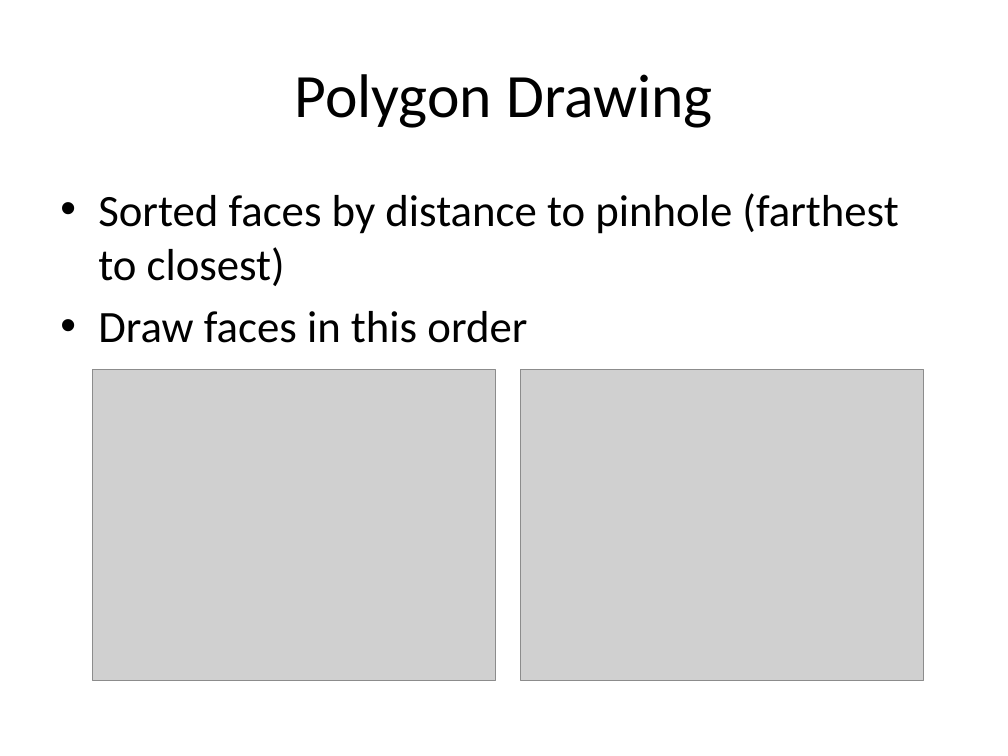
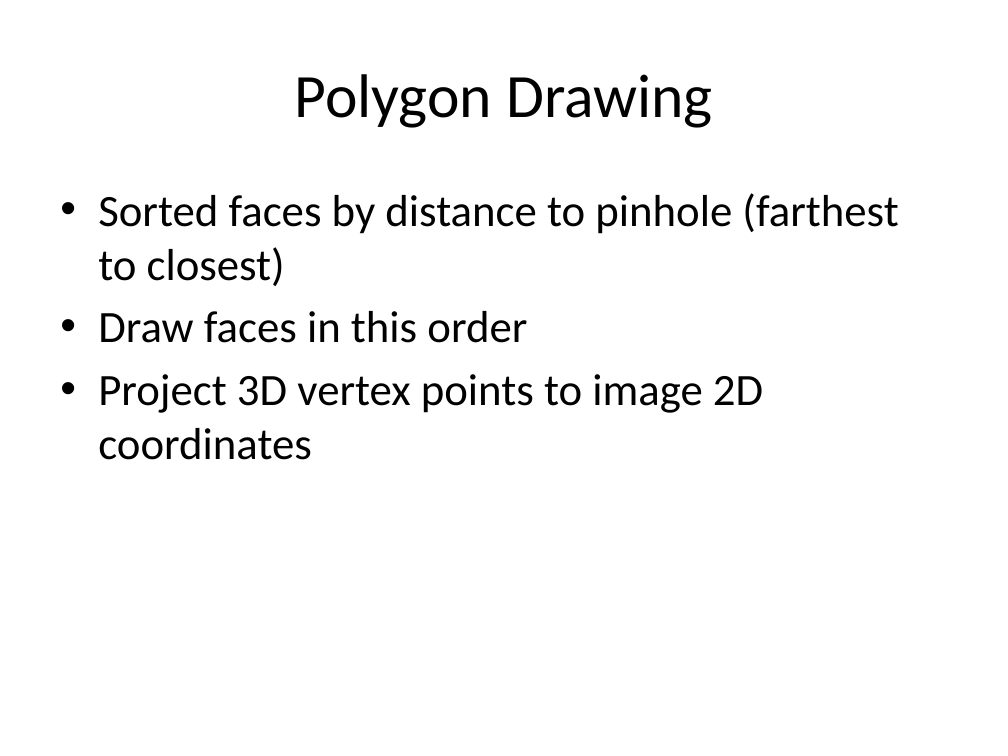
Before and after one commit to cdbunker/Augmented-Reality, a slide deck: slide 10 of Final Project.pptx. Drawn at 1008x756 pixels with LibreOffice and Linux fonts; fonts in the diff are those of the drawing; grey boxes stand for pictures. Boxes give left, top, right and bottom in pixels: in the first picture for what was removed or moved away, otherwise in the second. Text is boxed around its words. In the diff, an @@ line names an element or a change of style, - is before the commit and + after.

```diff
--- a/Final Project.pptx
+++ b/Final Project.pptx
@@ picture removed at [93, 370, 496, 680] @@
@@ text at [98, 374, 763, 460]: paragraph added @@
+• Project 3D vertex points to image 2D coordinates
@@ picture removed at [521, 370, 924, 680] @@
```
Also in this commit, not shown: 1 other slide changed, 1 slide added, 1 other file.
